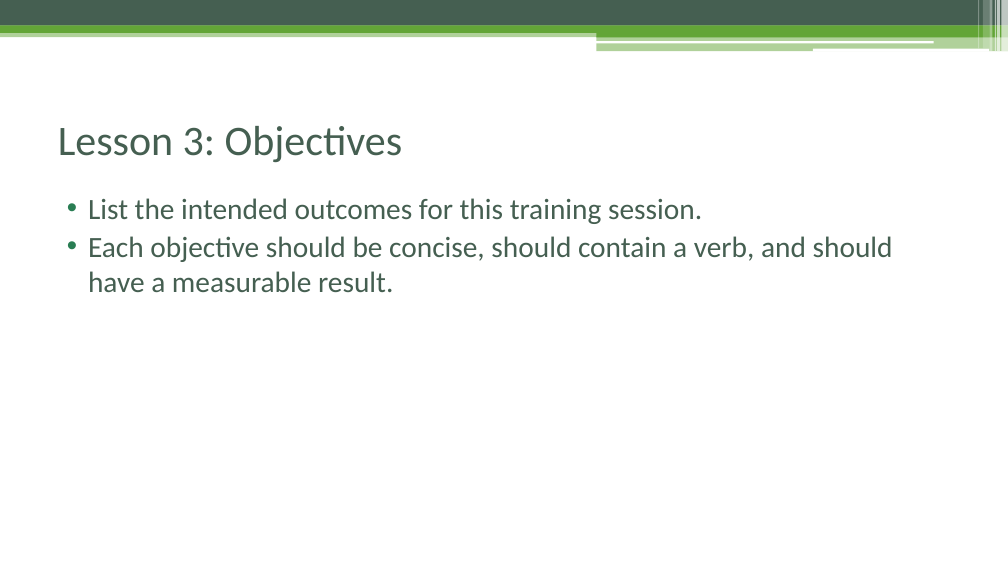
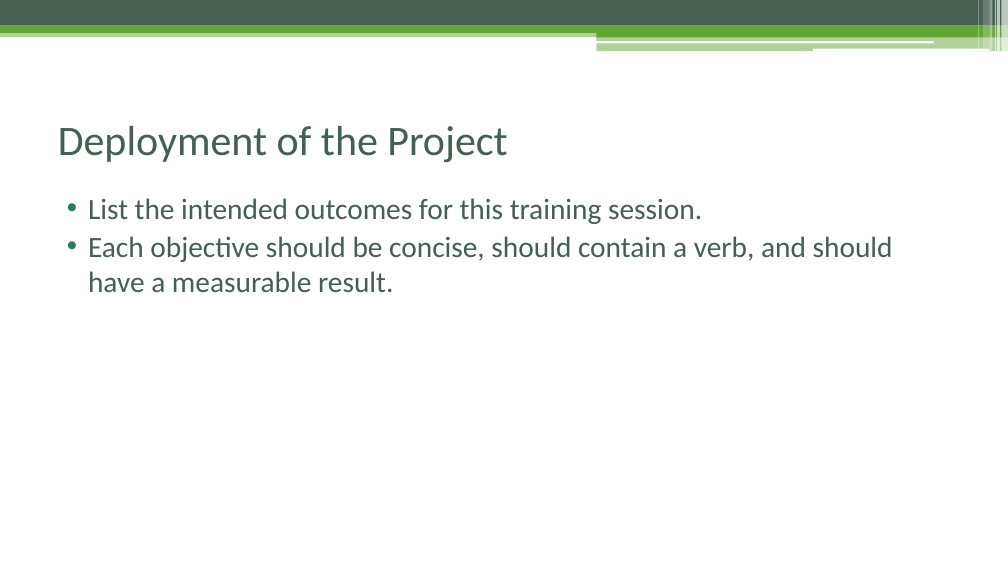
Before and after one commit to pellst/imp_msstudio_init, a slide deck: slide 10 of IMProv_project_prep.pptx. Drawn at 1008x567 pixels with LibreOffice and Linux fonts; fonts in the diff are those of the drawing. Boxes give left, top, right and bottom in pixels: in the first picture for what was removed or moved away, otherwise in the second. Text is boxed around its words. In the diff, an @@ line names an element or a change of style, - is before the commit and + after.

```diff
--- a/IMProv_project_prep.pptx
+++ b/IMProv_project_prep.pptx
@@ title at bbox=[58, 126, 507, 162]: text changed @@
-Lesson 3: Objectives
+Deployment of the Project
```
Also in this commit, not shown: 5 other slides changed, 3 slides added, 2 slides removed.
